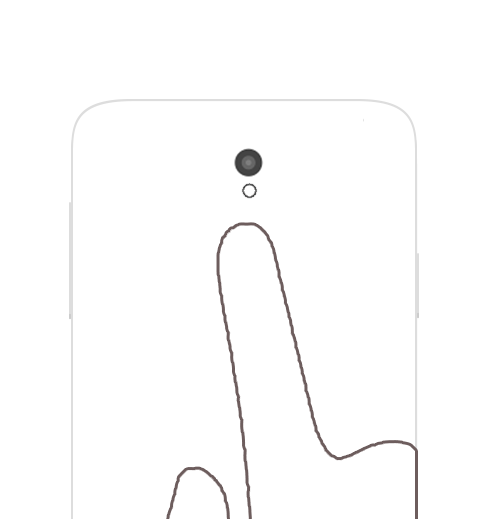
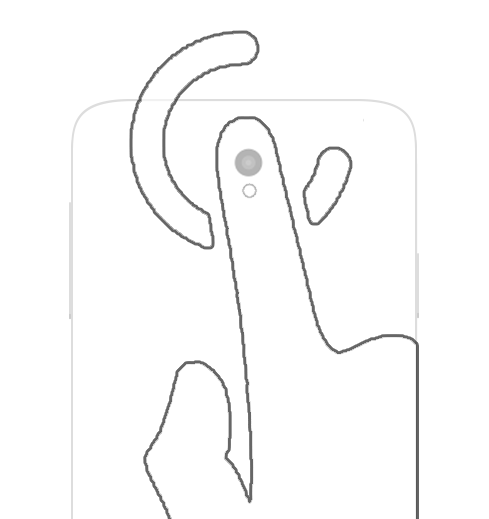
The second 489 x 519 image is a revision of the first. Changes to its layers:
showed "图层 10" over (132, 33, 416, 519)
hid "图层 9" over (169, 225, 415, 519)
